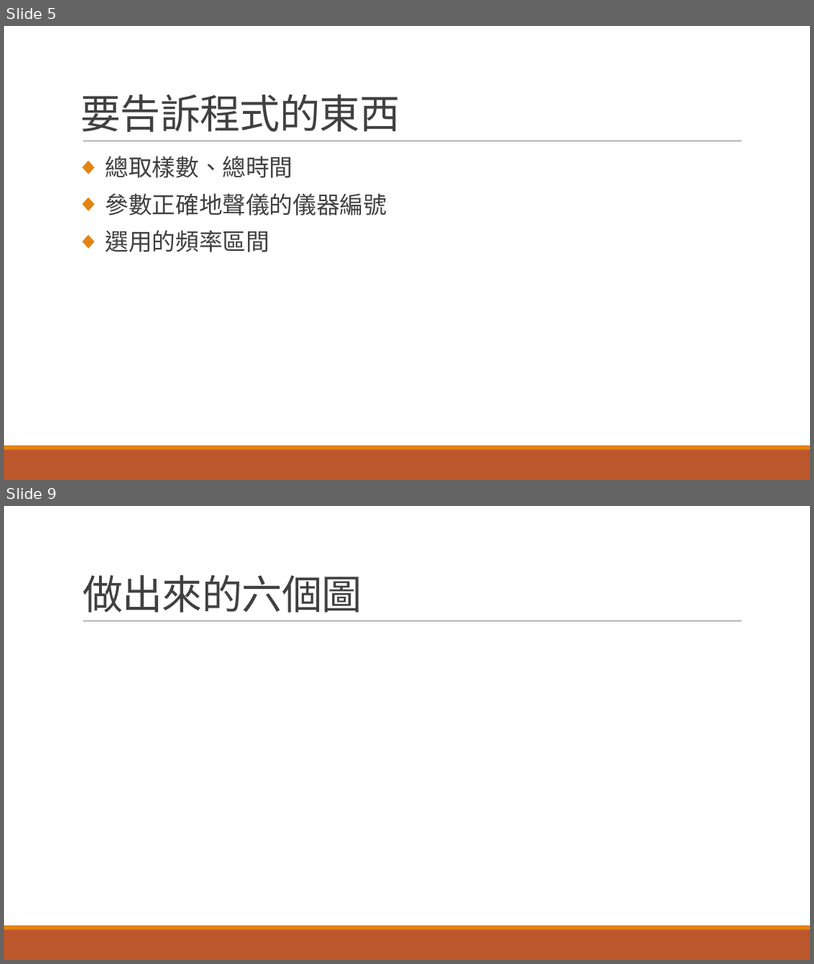
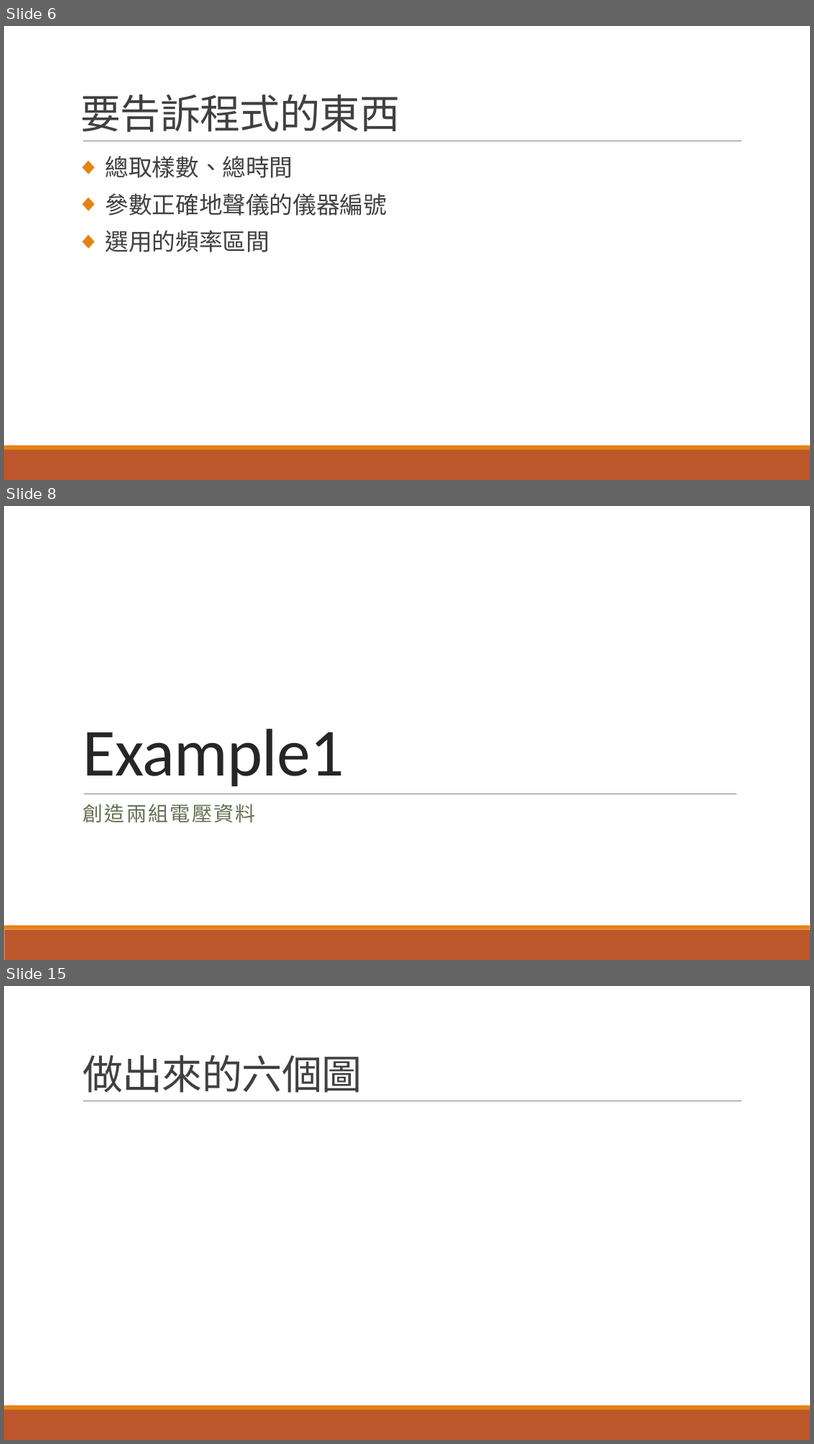
Before and after one commit to r889165/BackUpThesis, a slide deck: Geophone_Calibration/地聲儀求參數.pptx. Shown one above the other, each under a label of ours: slides 5 and 9 before the commit, slides 6, 8 and 15 after it; the slides between them are not shown. The pictures are 814x964 and 814x1444 pixels, drawn with LibreOffice and Linux fonts; fonts in the diff are those of the drawing. Boxes give left, top, right and bottom in pixels: in the first picture for what was removed or moved away, otherwise in the second. Text is boxed around its words. In the diff, an @@ line names an element or a change of style, - is before the commit and + after.

Commit message:
幾乎完成，差做一個真實實驗的資料

```diff
--- a/Geophone_Calibration/地聲儀求參數.pptx
+++ b/Geophone_Calibration/地聲儀求參數.pptx
@@ slide 8 added at [4,506,810,960], background #FFFFFF; not listed: 2 template elements that a slide beside it also shows @@
@@ title added at [82,728,345,786], 80 pt, text #262626 @@
+Example1
@@ subtitle added at [82,803,255,823], 24 pt, text #637052 @@
+創造兩組電壓資料
@@ line added from (84, 793) to (737, 793), #808080 0.5 pt @@
@@ what was slide 5 is now slide 6 @@
@@ what was slide 9 is now slide 15 @@
```
Also in this commit, not shown: 5 slides changed, 7 other slides added, 1 slide removed, 3 other files.
